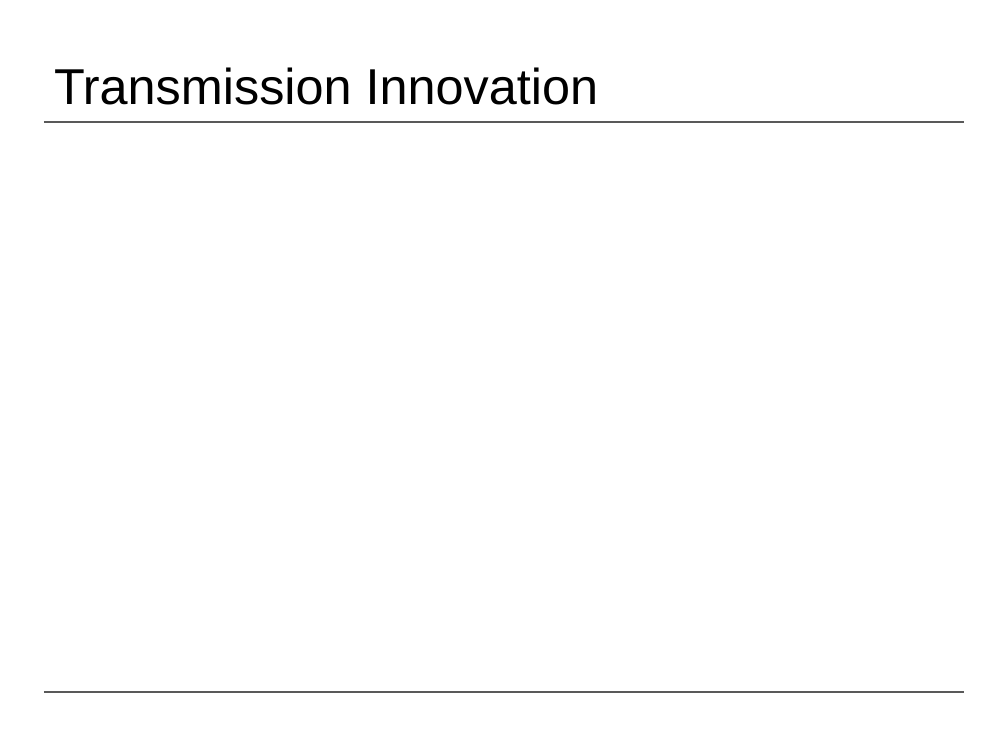
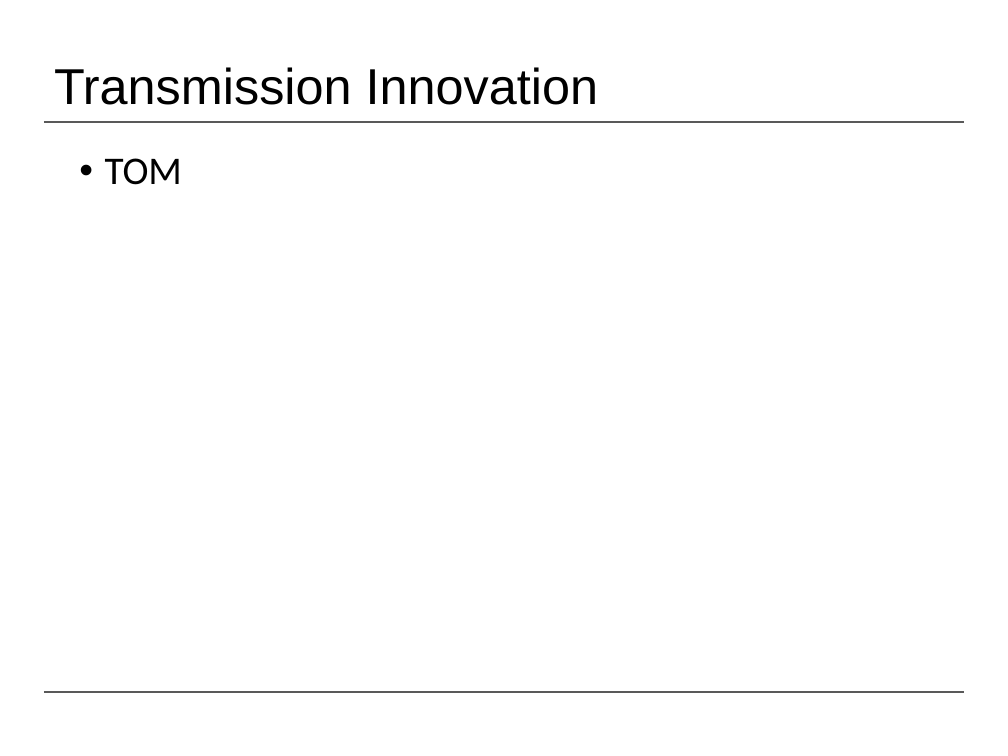
Before and after one commit to NikitaSardesai/AERO3760-Space-Engineering-2, a slide deck: slide 16 of Presentation/SnapSat PDR Presentation.pptx (slide 17 before the commit). Drawn at 1008x756 pixels with LibreOffice and Linux fonts; fonts in the diff are those of the drawing; background and template pictures are left out. Boxes give left, top, right and bottom in pixels: in the first picture for what was removed or moved away, otherwise in the second. Text is boxed around its words. In the diff, an @@ line names an element or a change of style, - is before the commit and + after.

```diff
--- a/Presentation/SnapSat PDR Presentation.pptx
+++ b/Presentation/SnapSat PDR Presentation.pptx
@@ text added at (105,158,182,185), 28 pt, text #000000 @@
+• TOM
```
Also in this commit, not shown: 7 other slides changed, 2 slides added, 3 other files.
